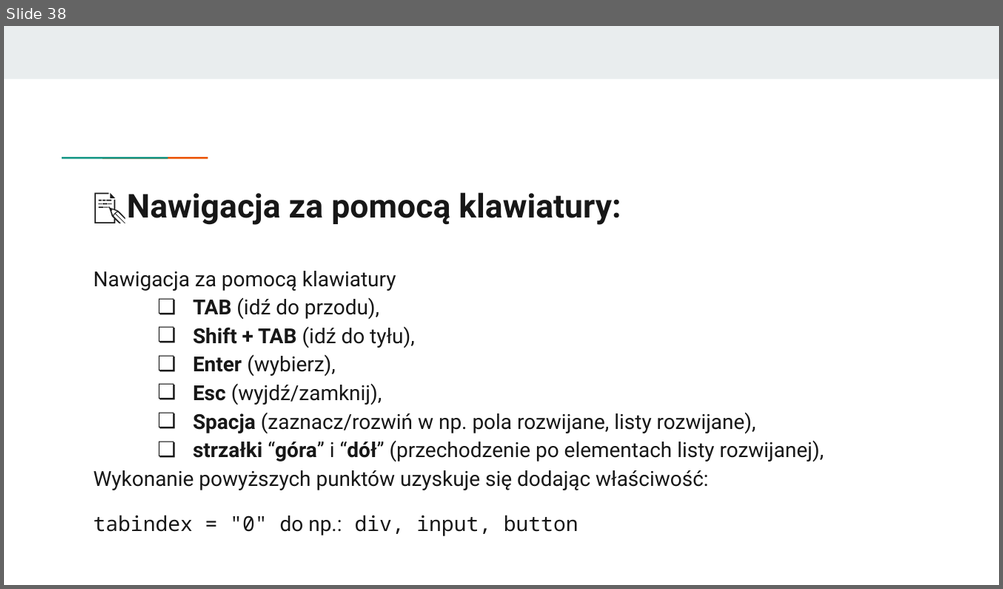
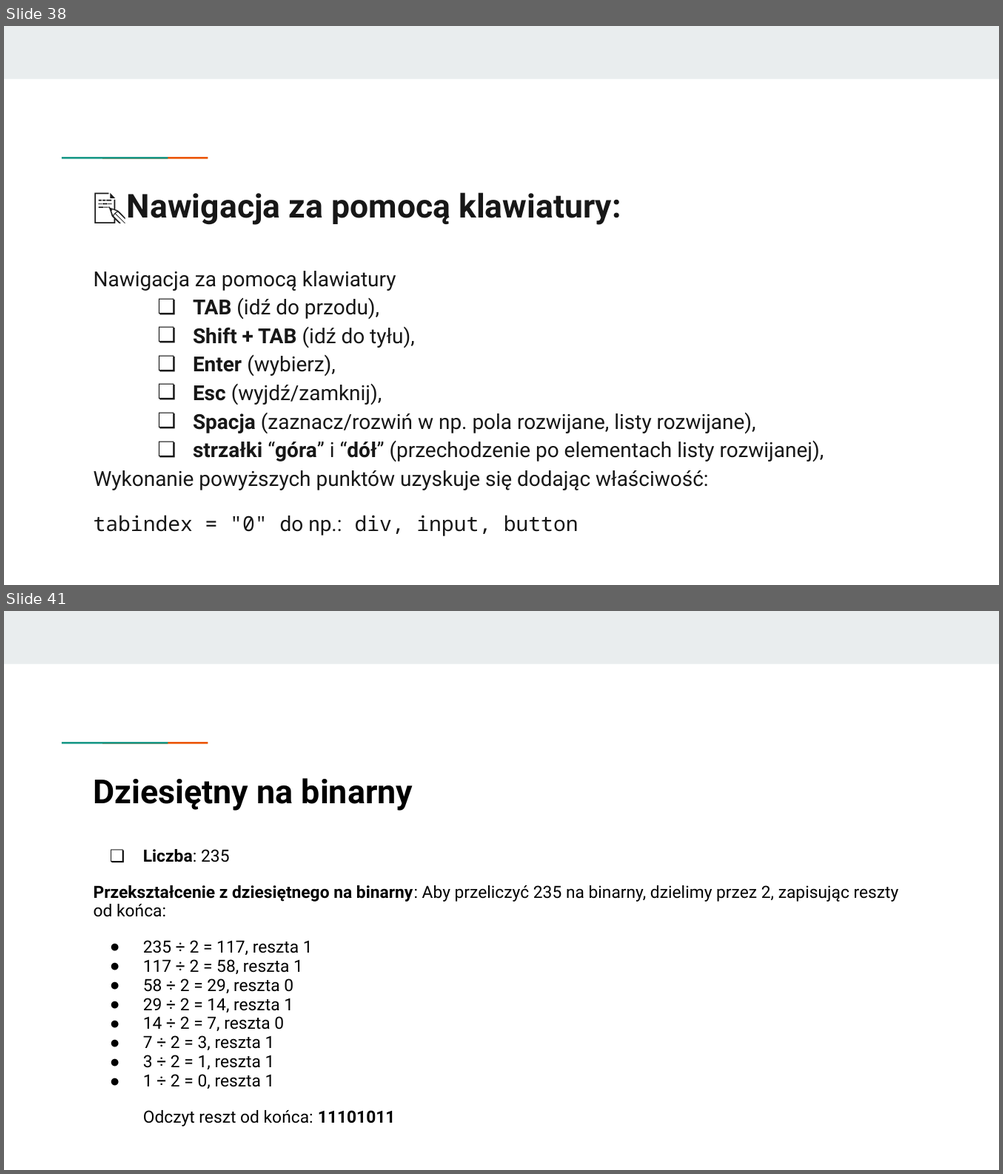
Before and after one commit to KasiaKasia/PRZEDMIOTY, a slide deck: ZASTOSOWANIE_INFORMATYKI/1A-gr_2/Zastosowanie informatyki - 1A gr. 2.pptx. Shown one above the other, each under a label of ours: slide 38 before the commit, slides 38 and 41 after it; the slides between them are not shown. The pictures are 1003x589 and 1003x1174 pixels, drawn with LibreOffice and Linux fonts; fonts in the diff are those of the drawing. Boxes give left, top, right and bottom in pixels: in the first picture for what was removed or moved away, otherwise in the second. Text is boxed around its words. In the diff, an @@ line names an element or a change of style, - is before the commit and + after.

```diff
--- a/ZASTOSOWANIE_INFORMATYKI/1A-gr_2/Zastosowanie informatyki - 1A gr. 2.pptx
+++ b/ZASTOSOWANIE_INFORMATYKI/1A-gr_2/Zastosowanie informatyki - 1A gr. 2.pptx
@@ slide 41 added at <box>4,611,999,1170</box>, background #FFFFFF; not listed: 3 template elements that a slide beside it also shows @@
@@ title added at <box>94,778,412,811</box>, 24 pt, text #000000, bold @@
+Dziesiętny na binarny
@@ text added at <box>94,849,899,1127</box>, 12.2 pt, text #000000 @@
+❏ Liczba: 235
+Przekształcenie z dziesiętnego na binarny: Aby przeliczyć 235 na binarny, dzielimy przez 2, zapisując reszty od końca:
+● 235 ÷ 2 = 117, reszta 1
+● 117 ÷ 2 = 58, reszta 1
+● 58 ÷ 2 = 29, reszta 0
+● 29 ÷ 2 = 14, reszta 1
+● 14 ÷ 2 = 7, reszta 0
+● 7 ÷ 2 = 3, reszta 1
+● 3 ÷ 2 = 1, reszta 1
+● 1 ÷ 2 = 0, reszta 1
+Odczyt reszt od końca: 11101011
```
Also in this commit, not shown: 8 other slides added, 3 other files.
